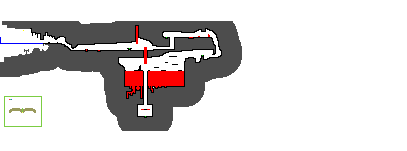
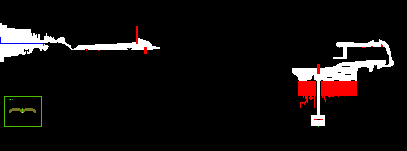
Layer changes from the first (407, 151) image to the second:
"Pasted Layer": opacity 74% → 100%, painted on it over (4, 96, 42, 127)
added layer "Pasted Layer #1" above "0.png" over (285, 38, 395, 138)
painted on "0.png" over (0, 0, 407, 151)
